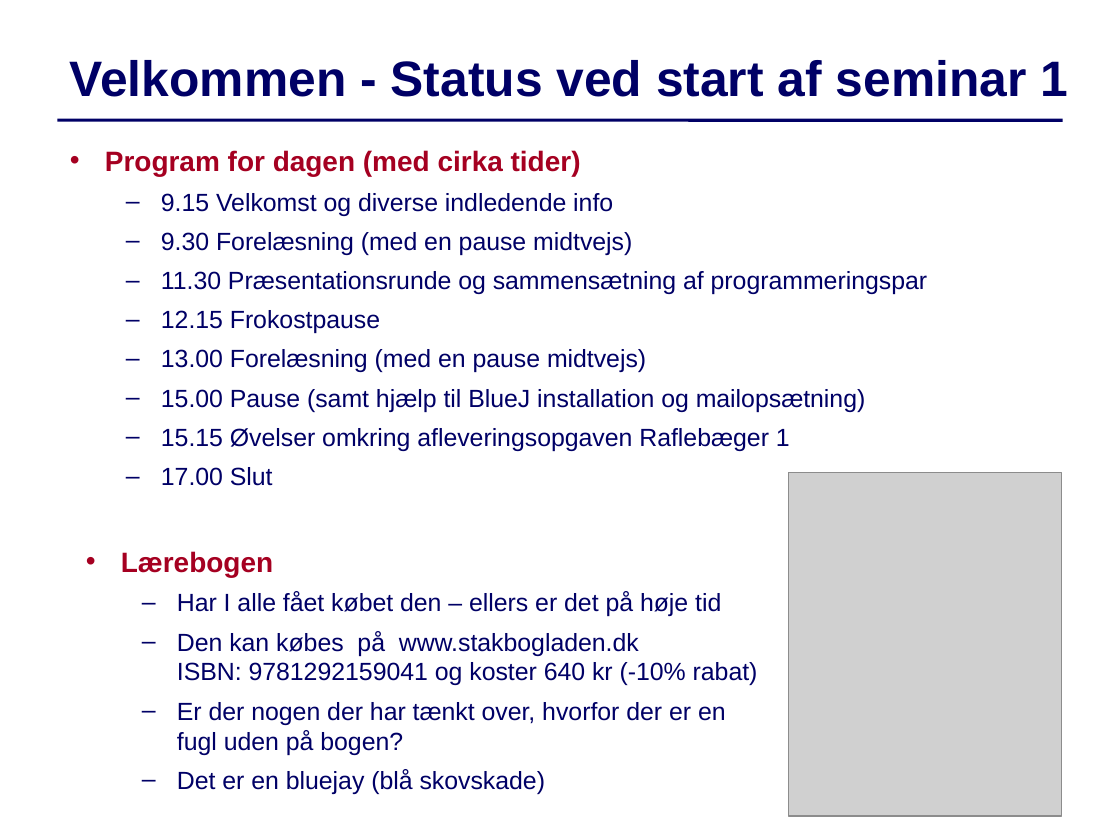
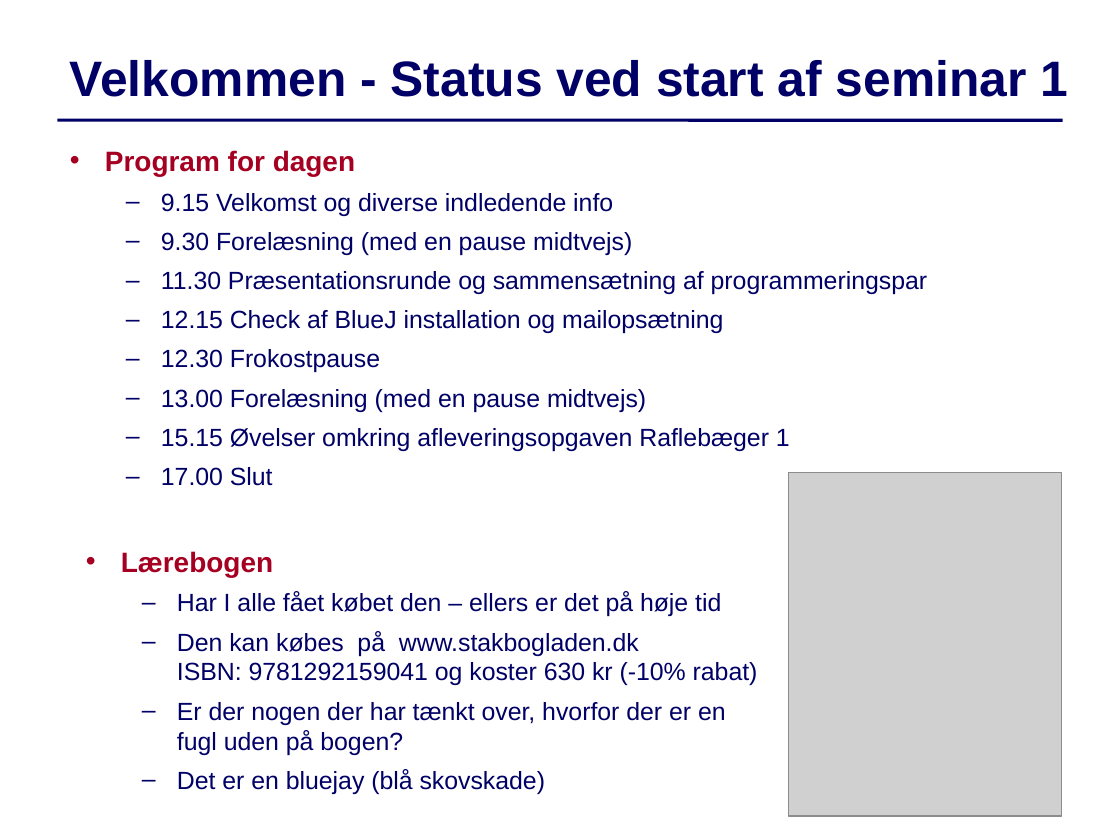
Before and after one commit to IntProgAU/Materiale, a slide deck: slide 1 of web/g24/status/Status1.pptx. Drawn at 1120x840 pixels with LibreOffice and Linux fonts; fonts in the diff are those of the drawing; grey boxes stand for pictures. Boxes give left, top, right and bottom in pixels: in the first picture for what was removed or moved away, otherwise in the second. Text is boxed around its words. In the diff, an @@ line names an element or a change of style, - is before the commit and + after.

```diff
--- a/web/g24/status/Status1.pptx
+++ b/web/g24/status/Status1.pptx
@@ text at (105,150,355,176): text changed @@
-• Program for dagen (med cirka tider)
+• Program for dagen
@@ text at (161,310,723,372): text changed @@
-  – 12.15 Frokostpause
+  – 12.15 Check af BlueJ installation og mailopsætning
+  – 12.30 Frokostpause
@@ text at (161,389,866,412): paragraph removed @@
-  – 15.00 Pause (samt hjælp til BlueJ installation og mailopsætning)
@@ text at (177,631,758,685): text changed @@
-  – Den kan købes på www.stakbogladen.dk
-    ISBN: 9781292159041 og koster 640 kr (-10% rabat)
+  – Den kan købes på www.stakbogladen.dk
+    ISBN: 9781292159041 og koster 630 kr (-10% rabat)
```
Also in this commit, not shown: 3 other slides changed, 2 slides added, 1 other file.
